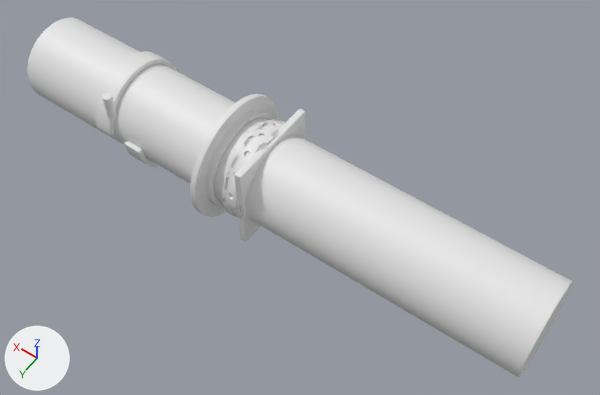
An edit to the Blender file ProtoAssets.blend, drawn before and after from the same camera.
The view is the same before and after, from a 50 mm camera at (-4.46, 5.6, 8.68) aimed at (-0.47, 0.01, -0.1). The axes (+X, +Y, +Z) are drawn at lower left. The lights are the same throughout. The older version comes first.
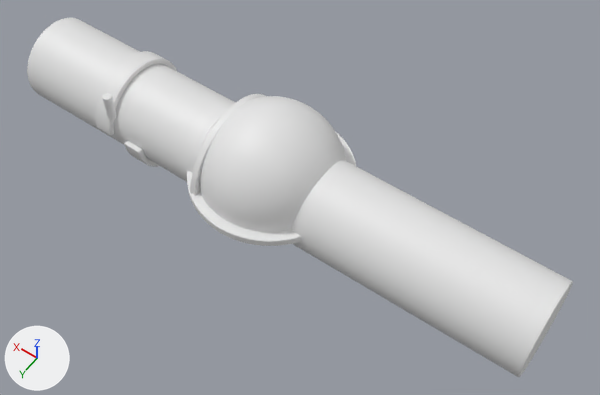
The change, as a diff of the scene's bpy script:
```diff
--- a/ProtoAssets.blend.py
+++ b/ProtoAssets.blend.py
@@ me_sphere @@
+me_sphere.from_pydata(...)  # 1153 vertices, 1152 faces; spans x -1.14..1.14, y -1.14..1.14, z 0.0..1.11
+me_sphere.polygons.foreach_set('use_smooth', [True] * 1152)
@@ ob_sphere @@
+ob_sphere = bpy.data.objects.new('Sphere', me_sphere)
+ob_sphere.location = (0.0, 0.0, 0.0)
+_m = ob_sphere.modifiers.new('Bevel', 'BEVEL')
+_m.width = 0.01
+_m.width_pct = 0.01
+_m.segments = 2
```

Changed parts and their boxes (x1, y1, x2, y2) in the pictures (600 x 395 px):
'Sphere', added
    after: (187, 96, 357, 246)
'Cylinder.005', unchanged, covered by the edit
    before: (190, 94, 279, 217)
    after: (190, 94, 265, 204)
'Cube', unchanged, covered by the edit
    before: (234, 109, 305, 242)
'Cylinder.006', unchanged, covered by the edit
    before: (222, 119, 286, 211)
